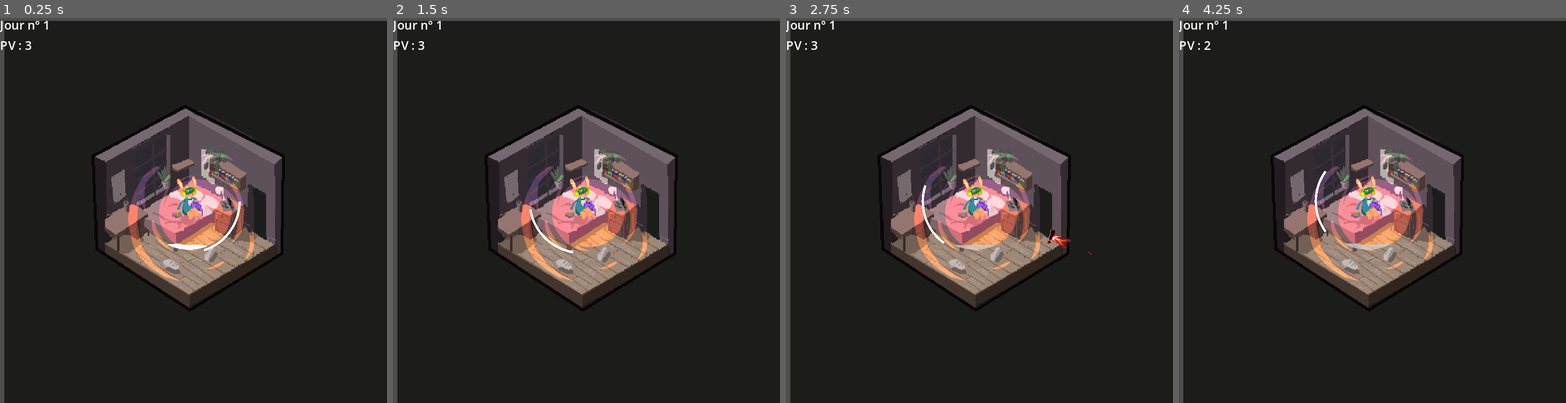
Above: before the commit, frames 1-4 (left to right).
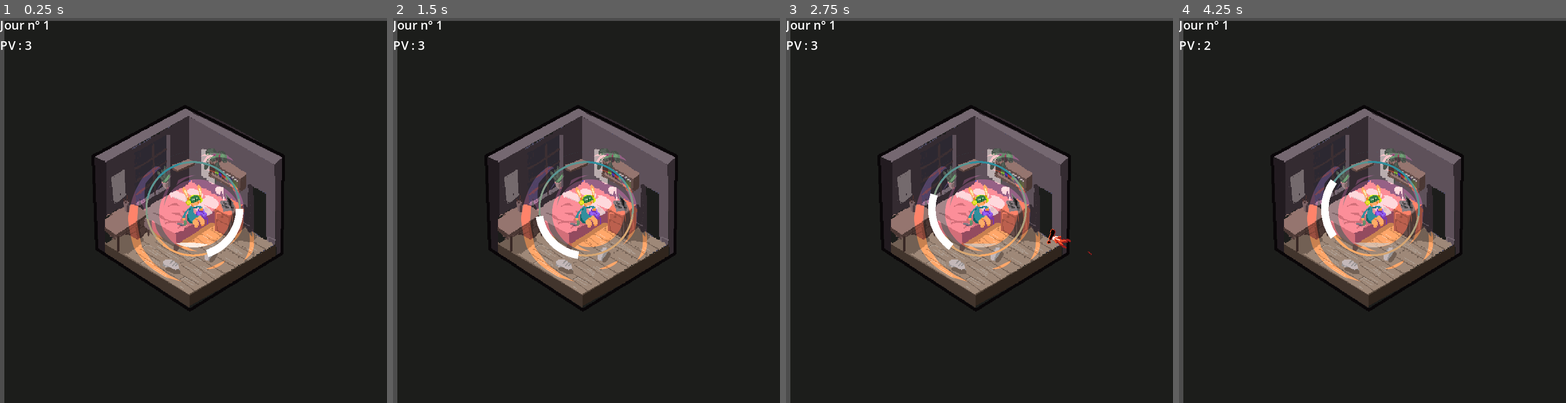
Above: after the commit, the same moments.

Repository: Zacharieg/socialBubble
Game: Godot game, scene res://scenes/game.tscn
Same seed, same stepped clock (60 frames per second), same inputs: the game is played once before the commit and once after it.
Inputs:
- Up to frame 1 (0.25 s): no input
- Up to frame 2 (1.5 s): tap Enter at 0.5 s; hold D (right) 0.53-1.28 s; hold Space (action) 0.53-1.28 s; hold A (left) from 1.28 s (still down); tap Space (action) at 1.35 s
- Up to frame 3 (2.75 s): release A (left) at 2.03 s; hold D (right) from 2.03 s (still down); hold Space (action) from 2.03 s (still down)
- Up to frame 4 (4.25 s): release Space (action) at 2.78 s; tap Space (action) at 2.85 s; release D (right) at 3.53 s; hold A (left) from 3.53 s (still down); hold Space (action) from 3.53 s (still down)

The runs differ from the first frame. In frame 1, 1.3% of the frame differs, in the area x 35-65%, y 34-63%; in frame 2, 1.2%; in frame 3, 1.3%; in frame 4, 1.4%, in the area x 35-65%, y 34-65%.

Commit message:
overall graphic improvement

Diff:
--- a/objects/character.tscn
+++ b/objects/character.tscn
@@ -1,45 +1,23 @@
-[gd_scene load_steps=18 format=3 uid="uid://ix2oq52a3tjn"]
+[gd_scene load_steps=20 format=3 uid="uid://ix2oq52a3tjn"]
 
 [ext_resource type="Script" path="res://scripts/character.gd" id="1_v03po"]
 [ext_resource type="PackedScene" uid="uid://ceghceufd6ax1" path="res://objects/shield.tscn" id="1_x8j2g"]
-[ext_resource type="Texture2D" uid="uid://jufifqtyo537" path="res://ressources/01_Justin.png" id="3_88i3k"]
-[ext_resource type="Texture2D" uid="uid://o8r6f4qft0kl" path="res://ressources/bubbleWHITE_impact.png" id="4_4mrax"]
+[ext_resource type="Shader" path="res://scripts/bubble.gdshader" id="3_lersi"]
+[ext_resource type="Texture2D" uid="uid://dumga0ohgp711" path="res://ressources/bulle anim/bulle_0000.png" id="3_ogs73"]
+[ext_resource type="Texture2D" uid="uid://drijwg1go25tq" path="res://ressources/bulle anim/bulle_0001.png" id="4_3h0gx"]
+[ext_resource type="Texture2D" uid="uid://xi8cxqukop0v" path="res://ressources/bulle anim/bulle_0002.png" id="5_crlvq"]
 [ext_resource type="Shader" path="res://scripts/fillBubble.gdshader" id="5_lpeis"]
 [ext_resource type="PackedScene" uid="uid://dkc1wtouk1oe5" path="res://scripts/Enlargment.tscn" id="5_u8sxo"]
-
-[sub_resource type="AtlasTexture" id="AtlasTexture_6cukv"]
-atlas = ExtResource("4_4mrax")
-region = Rect2(0, 0, 256, 256)
-
-[sub_resource type="AtlasTexture" id="AtlasTexture_vfuhd"]
-atlas = ExtResource("4_4mrax")
-region = Rect2(0, 0, 256, 256)
-
-[sub_resource type="AtlasTexture" id="AtlasTexture_vdnn4"]
-atlas = ExtResource("4_4mrax")
-region = Rect2(256, 0, 256, 256)
-
-[sub_resource type="AtlasTexture" id="AtlasTexture_a38hm"]
-atlas = ExtResource("4_4mrax")
-region = Rect2(512, 0, 256, 256)
-
-[sub_resource type="AtlasTexture" id="AtlasTexture_ik0wx"]
-atlas = ExtResource("4_4mrax")
-region = Rect2(768, 0, 256, 256)
-
-[sub_resource type="AtlasTexture" id="AtlasTexture_yh61h"]
-atlas = ExtResource("4_4mrax")
-region = Rect2(1024, 0, 256, 256)
-
-[sub_resource type="AtlasTexture" id="AtlasTexture_jvxc6"]
-atlas = ExtResource("4_4mrax")
-region = Rect2(1280, 0, 256, 256)
+[ext_resource type="Texture2D" uid="uid://1vc82y0bmals" path="res://ressources/bulle anim/bulle_0003.png" id="6_3354a"]
+[ext_resource type="Texture2D" uid="uid://c3vcphlev2jv3" path="res://ressources/bulle anim/bulle_0004.png" id="7_c6gbm"]
+[ext_resource type="Texture2D" uid="uid://b6b78wx13femt" path="res://ressources/bulle anim/bulle_0005.png" id="8_u7ac7"]
+[ext_resource type="Texture2D" uid="uid://bvq4v4eff6nu2" path="res://ressources/bulle anim/bulle_0006.png" id="9_8jo72"]
 
 [sub_resource type="SpriteFrames" id="SpriteFrames_qx4be"]
 animations = [{
 "frames": [{
 "duration": 1.0,
-"texture": SubResource("AtlasTexture_6cukv")
+"texture": ExtResource("3_ogs73")
 }],
 "loop": true,
 "name": &"default",
@@ -47,34 +25,47 @@
 }, {
 "frames": [{
 "duration": 1.0,
-"texture": SubResource("AtlasTexture_vfuhd")
+"texture": ExtResource("4_3h0gx")
 }, {
 "duration": 1.0,
-"texture": SubResource("AtlasTexture_vdnn4")
+"texture": ExtResource("5_crlvq")
 }, {
 "duration": 1.0,
-"texture": SubResource("AtlasTexture_a38hm")
+"texture": ExtResource("6_3354a")
 }, {
 "duration": 1.0,
-"texture": SubResource("AtlasTexture_ik0wx")
+"texture": ExtResource("7_c6gbm")
 }, {
 "duration": 1.0,
-"texture": SubResource("AtlasTexture_yh61h")
+"texture": ExtResource("8_u7ac7")
 }, {
 "duration": 1.0,
-"texture": SubResource("AtlasTexture_jvxc6")
+"texture": ExtResource("9_8jo72")
 }],
 "loop": false,
 "name": &"impact",
-"speed": 24.0
+"speed": 12.0
 }]
+
+[sub_resource type="ShaderMaterial" id="ShaderMaterial_6guva"]
+shader = ExtResource("3_lersi")
+shader_parameter/bottom_color = Color(1, 0.670588, 0.403922, 1)
+shader_parameter/top_color = Color(0.196078, 0.560784, 0.615686, 1)
+shader_parameter/wave_amp = 0.094
+shader_parameter/wave_size = 1.375
+shader_parameter/wave_time_mul = 0.991
+shader_parameter/total_phases = 6
+
+[sub_resource type="Gradient" id="Gradient_iuiw4"]
+
+[sub_resource type="GradientTexture2D" id="GradientTexture2D_gdgf8"]
+gradient = SubResource("Gradient_iuiw4")
 
 [sub_resource type="ShaderMaterial" id="ShaderMaterial_l4sa0"]
 shader = ExtResource("5_lpeis")
 shader_parameter/fV = 0.65
-shader_parameter/transparency = 1.0
-shader_parameter/thickness = 0.1
-
+shader_parameter/transparency = 0.8
+shader_parameter/thickness = 0.2
 
 [sub_resource type="Gradient" id="Gradient_jcqog"]
 
@@ -93,19 +84,21 @@
 position = Vector2(1, 0)
 
 [node name="bubble_sprite" type="AnimatedSprite2D" parent="bubble"]
-visible = false
-modulate = Color(1, 1, 1, 0.392157)
-clip_children = 2
+clip_children = 1
+scale = Vector2(0.140741, 0.140741)
 sprite_frames = SubResource("SpriteFrames_qx4be")
+animation = &"impact"
 autoplay = "default"
+
+[node name="wave_texture" type="Sprite2D" parent="bubble/bubble_sprite"]
+material = SubResource("ShaderMaterial_6guva")
+scale = Vector2(17.9852, 17.9852)
+texture = SubResource("GradientTexture2D_gdgf8")
 
 [node name="jauge" type="Sprite2D" parent="bubble"]
 material = SubResource("ShaderMaterial_l4sa0")
-scale = Vector2(2, 2)
+scale = Vector2(1.59375, 1.59375)
 texture = SubResource("GradientTexture2D_xskia")
-
-[node name="character_Sprite2D" type="Sprite2D" parent="."]
-texture = ExtResource("3_88i3k")
 
 [node name="Enlargment" parent="." instance=ExtResource("5_u8sxo")]
 capacity_base_cooldown = 120.0
--- a/objects/ennemy.tscn
+++ b/objects/ennemy.tscn
@@ -6,7 +6,7 @@
 [ext_resource type="Texture2D" uid="uid://d3ru573q8wcfm" path="res://ressources/ImpactPerfect.png" id="4_ajl3y"]
 
 [sub_resource type="RectangleShape2D" id="RectangleShape2D_diakg"]
-size = Vector2(49, 18)
+size = Vector2(55, 18)
 
 [sub_resource type="AtlasTexture" id="AtlasTexture_8lho6"]
 atlas = ExtResource("3_3gu3g")
@@ -261,7 +261,7 @@
 script = ExtResource("1_0ft8c")
 
 [node name="CollisionShape2D" type="CollisionShape2D" parent="."]
-position = Vector2(-11.5, -1)
+position = Vector2(-14.5, -1)
 shape = SubResource("RectangleShape2D_diakg")
 
 [node name="AnimatedSprite2D" type="AnimatedSprite2D" parent="."]
--- a/scenes/game.tscn
+++ b/scenes/game.tscn
@@ -1,10 +1,11 @@
-[gd_scene load_steps=8 format=3 uid="uid://dn506tw3f4unj"]
+[gd_scene load_steps=9 format=3 uid="uid://dn506tw3f4unj"]
 
 [ext_resource type="Script" path="res://scripts/level.gd" id="1_ap1hq"]
 [ext_resource type="PackedScene" uid="uid://ix2oq52a3tjn" path="res://objects/character.tscn" id="1_hh7su"]
 [ext_resource type="Texture2D" uid="uid://cyf0a1rydt22j" path="res://ressources/Chambre.png" id="3_7ka2y"]
 [ext_resource type="Script" path="res://scripts/ennemySpawner.gd" id="3_p7uip"]
 [ext_resource type="Shader" path="res://scripts/sad.gdshader" id="5_bfbvu"]
+[ext_resource type="Texture2D" uid="uid://jufifqtyo537" path="res://ressources/01_Justin.png" id="6_cli5u"]
 [ext_resource type="Texture2D" uid="uid://bs6com8xioine" path="res://ressources/vortex.png" id="6_ye1j6"]
 
 [sub_resource type="ShaderMaterial" id="ShaderMaterial_v0f0t"]
@@ -27,8 +28,11 @@
 position = Vector2(6, 6)
 texture = ExtResource("3_7ka2y")
 
+[node name="character_Sprite2D" type="Sprite2D" parent="level"]
+texture = ExtResource("6_cli5u")
+
 [node name="character" parent="." instance=ExtResource("1_hh7su")]
-position = Vector2(249, 245)
+position = Vector2(255, 255)
 
 [node name="ui" type="CanvasLayer" parent="."]
 
--- /dev/null
+++ b/scripts/bubble.gdshader
@@ -0,0 +1,46 @@
+shader_type canvas_item;
+
+uniform vec4 bottom_color: source_color;
+uniform vec4 top_color: source_color;
+
+uniform float wave_amp: hint_range(0.0, 0.5);
+uniform float wave_size: hint_range(1.0, 10.0);
+uniform float wave_time_mul: hint_range(0.1, 2.0);
+
+uniform int total_phases: hint_range(2, 600, 1);
+
+
+float rand(float n){return fract(sin(n) * 43758.5453123);}
+
+
+float noise(float p){
+	float fl = floor(p);
+  float fc = fract(p);
+	return mix(rand(fl), rand(fl + 1.0), fc);
+}
+
+
+float fmod(float x, float y) {
+	return x - floor(x / y) * y;
+}
+
+
+vec4 lerp(vec4 a, vec4 b, float w) {
+	return a + w * (b - a);
+}
+
+
+void fragment() {
+	float t = float(total_phases);
+	float effective_wave_amp = min(wave_amp, 0.5 / t);
+	float d = fmod(UV.y, 1.0 / t);
+	float i = floor(UV.y * t);
+	float vi = floor(UV.y * t + t * effective_wave_amp);
+	float s = effective_wave_amp * sin((UV.x + TIME * max(1.0 / t, noise(vi)) * wave_time_mul * vi / t) * 2.0 * PI * wave_size);
+
+	if (d < s) i--;
+	if (d > s + 1.0 / t) i++;
+	i = clamp(i, 0.0, t - 1.0);
+
+	COLOR = lerp(top_color, bottom_color, i / (t - 1.0));
+}
--- a/scripts/character.gd
+++ b/scripts/character.gd
@@ -45,7 +45,7 @@
 		if perfect_stop:
 			stop_perfect()
 	else :
-		hurt()
+		hurt(ennemy)
 	ennemy.die(perfect_stop)
 
 func stop_perfect():
@@ -54,11 +54,14 @@
 		capacity.capacity_current_cooldown -= capacity.TIME_GAINED_WHEN_PERFECT
 		print(capacity.capacity_current_cooldown)
 
-func hurt():
+func hurt(ennemy : Ennemy):
 	life -= 1
 	get_tree().get_root().get_node("game/ui/VBoxContainer/life_label").text = str("PV : ", life)
 	if life == 0:game_over()
-	#print("do nothing")
+	$bubble/bubble_sprite.rotation = ennemy.rotation
+	$bubble/bubble_sprite.play("impact")
+	await $bubble/bubble_sprite.animation_finished
+	$bubble/bubble_sprite.play("default")
 
 func game_over():
 	get_tree().quit()
--- a/scripts/shield.gd
+++ b/scripts/shield.gd
@@ -1,9 +1,9 @@
 extends Node2D
 class_name Shield
 
-const SHIELD_RADIUS : float = 68
+const SHIELD_RADIUS : float = 62
 const SHIELD_INITIAL_SIZE : float = 0.2
-const SHIELD_THICKNESS : float = 3
+const SHIELD_THICKNESS : float = 10
 const SHIELD_INITIAL_SPEED : float = 0.5
 const INITIAL_SHIELD_COUNT : int = 1
 
Binary file added: ressources/bulle anim/bulle_0000.png
Not shown, added: ressources/bulle anim/bulle_0000.png.import
Binary file added: ressources/bulle anim/bulle_0001.png
Not shown, added: ressources/bulle anim/bulle_0001.png.import
Binary file added: ressources/bulle anim/bulle_0002.png
Not shown, added: ressources/bulle anim/bulle_0002.png.import
Binary file added: ressources/bulle anim/bulle_0003.png
Not shown, added: ressources/bulle anim/bulle_0003.png.import
Binary file added: ressources/bulle anim/bulle_0004.png
Not shown, added: ressources/bulle anim/bulle_0004.png.import
Binary file added: ressources/bulle anim/bulle_0005.png
Not shown, added: ressources/bulle anim/bulle_0005.png.import
(and 2 more such lines)
